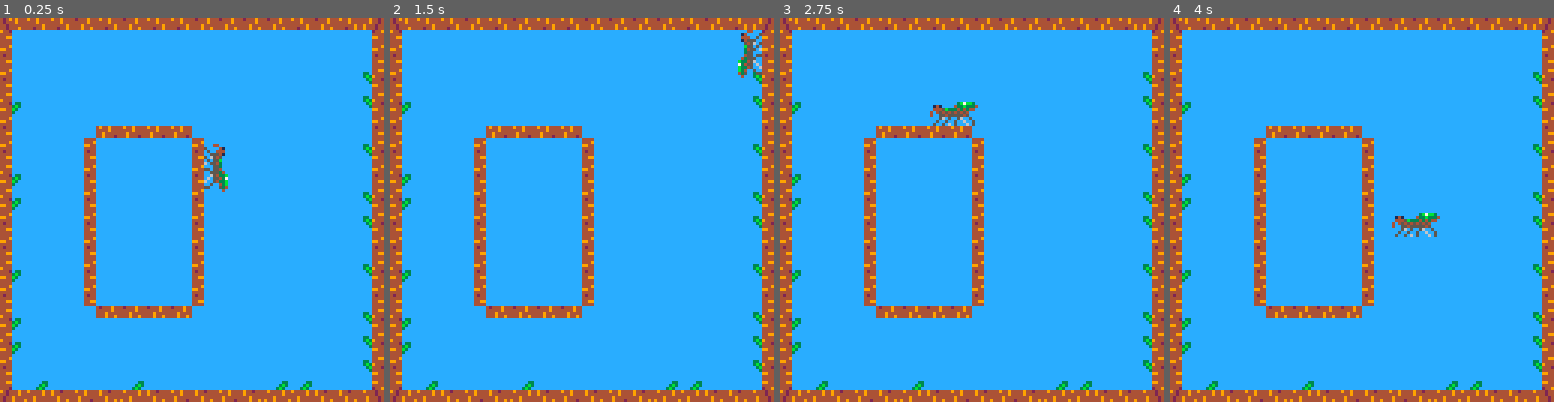
Above: before the commit, frames 1-4 (left to right).
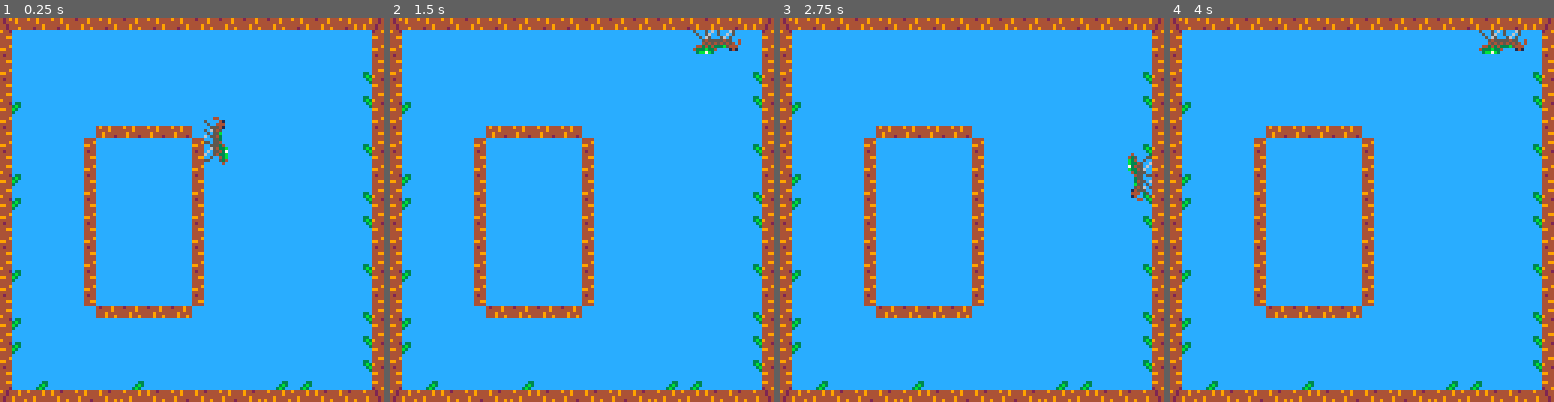
Above: after the commit, the same moments.

Repository: Naz713/pico-spider
Game: PICO-8 cartridge jmp_spdr.p8
Two runs of this game, one before a commit and one after it. Both use one fixed random seed, a clock stepped at 60 frames per second and the inputs below.
Inputs:
- Up to frame 1 (0.25 s): no input
- Up to frame 2 (1.5 s): tap O (Z key) at 0.33, 0.7, 1.43 s; tap X (X key) at 1.07 s
- Up to frame 3 (2.75 s): hold Left 1.97-2.37 s; tap X (X key) at 2.07, 2.4, 2.73 s; tap O (Z key) at 2.22 s; hold Down from 2.42 s (still down)
- Up to frame 4 (4 s): release Down at 2.82 s; hold Right 2.87-3.53 s; tap X (X key) at 3.07, 3.4, 3.73 s; tap O (Z key) at 3.1, 3.98 s; hold Up from 3.58 s (still down)

The runs differ from the first frame. In frame 1, 0.7% of the frame differs, in the area x 53-60%, y 25-46%; in frame 2, 0.9%; in frame 3, 0.9%; in frame 4, 0.9%, in the area x 57-93%, y 3-58%.

Commit message:
Predicciones de saltos

Diff:
--- a/main.lua
+++ b/main.lua
@@ -27,13 +27,14 @@
     on_air=true,
     drag=0.5,
   }
+  --TODO resolver saltos en paredes angostas/cercanas
 end
 
 function _update()
   jump_update()
   run_update()
   ornt_update()
-  limits_update()
+  limits_update(s.xpos, s.ypos, true)
   --printh(s.xmax..", "..s.xmin..", "..s.ymax..", "..s.ymin..", ")
 end
 
--- a/spider.lua
+++ b/spider.lua
@@ -14,7 +14,7 @@
     s.rvel=min(s.rvel,s.mrvel)
   elseif btn(mv_btns.bckw) then
     s.rvel-=s.racc
-    s.rvel=max(s.rvel,-s.mrvel)
+    s.rvel=max(s.rvel,-1*s.mrvel)
   elseif s.rvel > 0 then
     s.rvel=flr(s.rvel*s.fricc)
   elseif s.rvel < 0 then
@@ -114,6 +114,7 @@
         s.ornt=-1
       end
     elseif abs(s.ornt)==3 then
+      -- turn to ornt 1 with same sign
       s.ornt=sgn(s.ornt)
       s.jvel*=-1
     end
@@ -128,7 +129,7 @@
   --falling
   elseif s.ypos<s.ymax and s.on_air then
     s.jvel-=s.grav
-    s.jvel=max(s.jvel,-s.imp)
+    s.jvel=max(s.jvel,-1*s.imp)
     jump_pos_update(s.jvel)
   end
 
@@ -137,24 +138,33 @@
   s.xpos=min(s.xmax,s.xpos)
   s.ypos=max(s.ymin,s.ypos)
   s.ypos=min(s.ymax,s.ypos)
+  printh("POS: "..s.xpos..", "..s.ypos)
 end
 
 function jump_pos_update(jvel)
   --faliing down
   if jvel<0 then
+    pred_tray(s.xpos,s.ypos,jvel,0,-1)
     s.ypos-=jvel
   -- jump up-right
   elseif s.ornt==1 or abs(s.ornt)==2 then
+    pred_tray(s.xpos,s.ypos,jvel,1,-1)
+    s.xpos+=jvel
     s.ypos-=jvel
-    s.xpos+=jvel
   -- jump up-left
   elseif s.ornt==-1 or abs(s.ornt)==4 then
+    pred_tray(s.xpos,s.ypos,jvel,-1,-1)
+    s.xpos-=jvel
     s.ypos-=jvel
-    s.xpos-=jvel
-  elseif abs(s.ornt)==3 then
-    --never should reach here
-    s.ypos+=jvel
-    s.jvel=-jvel
+  end
+end
+
+function pred_tray(x,y,vel,xdir,ydir)
+  printh("POS2: "..x..", "..y)
+  printh("P_IN: "..vel..", "..xdir..", "..ydir)
+  for it=vel,0,(-1*sgn(vel)) do
+    limits_update(x+(it*xdir),y+(it*ydir),false)
+    printh("PRED: "..x+(it*xdir)..", "..y+(it*ydir))
   end
 end
 
@@ -168,8 +178,8 @@
   end
 end
 
-function limits_update()
-  cnrs=get_sprite_corners(s.xpos, s.ypos, s.ornt)
+function limits_update(x, y, always_update)
+  cnrs=get_sprite_corners(x, y, s.ornt)
   sprs={lx_ly=mget(cnrs.lx, cnrs.ly),
         hx_ly=mget(cnrs.hx, cnrs.ly),
         lx_hy=mget(cnrs.lx, cnrs.hy),
@@ -177,28 +187,28 @@
   --HIGH Y
   if fget(sprs.hx_hy,1) or fget(sprs.lx_hy,1) then
     s.ymax=cnrs.hy*8-4
-  else
+  elseif always_update then
     s.ymax=120
     if (abs(s.ornt)==1) s.on_air=true
   end
   --LOW  X
   if fget(sprs.lx_ly,2) or fget(sprs.lx_hy,2) then
     s.xmin=cnrs.lx*8+4
-  else
+  elseif always_update then
     s.xmin=0
     if (abs(s.ornt)==2) s.on_air=true
   end
   --LOW  Y
   if fget(sprs.hx_ly,3) or fget(sprs.lx_ly,3) then
     s.ymin=cnrs.ly*8+4
-  else
+  elseif always_update then
     s.ymin=0
     if (abs(s.ornt)==3) s.on_air=true
   end
   --HIGH X
   if fget(sprs.hx_ly,4) or fget(sprs.hx_hy,4) then
     s.xmax=cnrs.hx*8-4
-  else
+  elseif always_update then
     s.xmax=120
     if (abs(s.ornt)==4) s.on_air=true
   end
